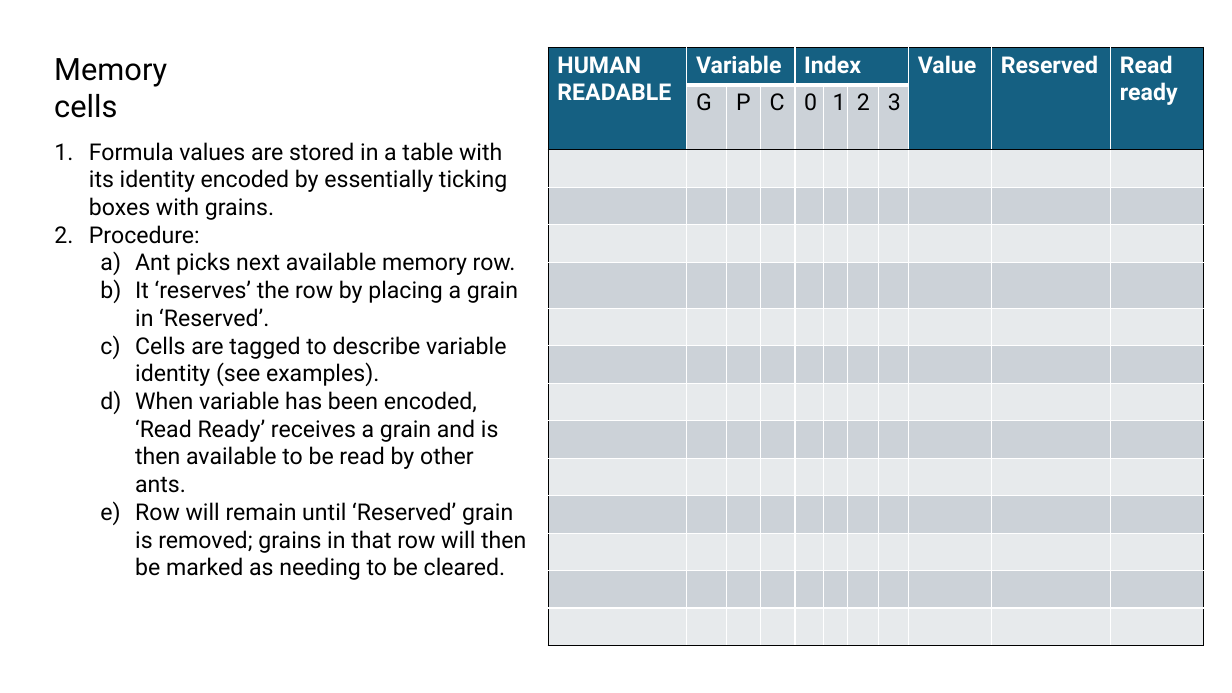
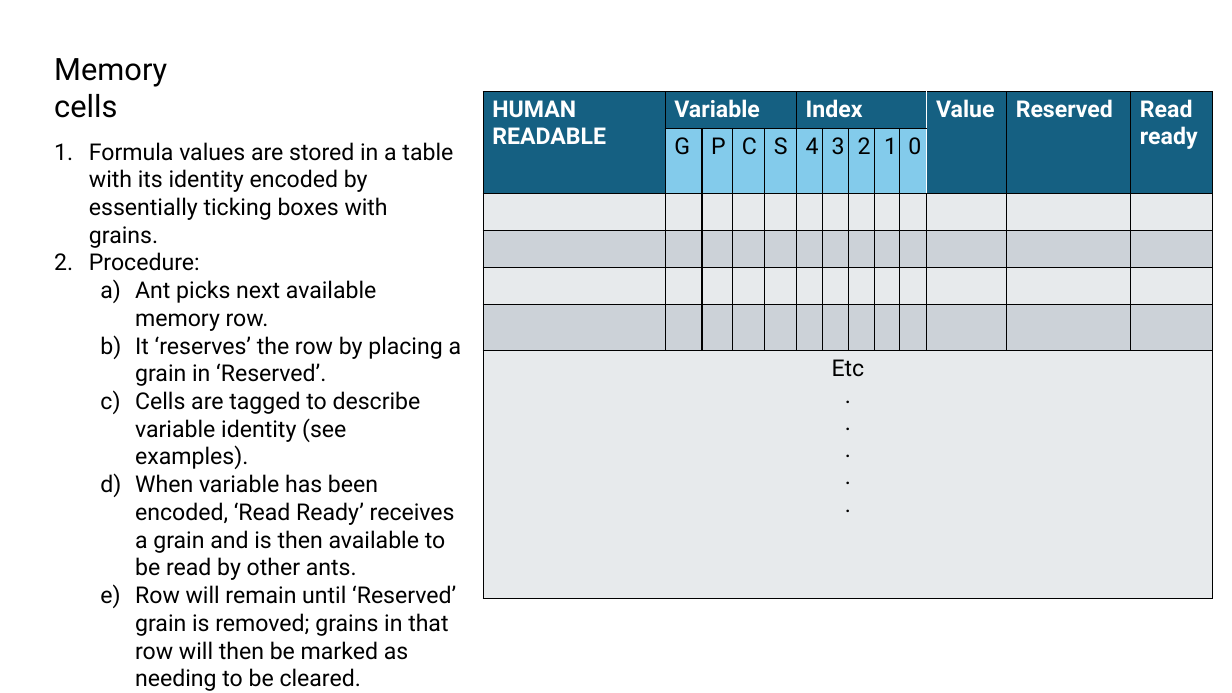
Before and after one commit to John-Cap/Ant-Colony-Calculator-Simulator, a slide deck: slide 1 of design/ant_board.pptx. Drawn at 1232x693 pixels with LibreOffice and Linux fonts; fonts in the diff are those of the drawing. Boxes give left, top, right and bottom in pixels: in the first picture for what was removed or moved away, otherwise in the second. Text is boxed around its words. In the diff, an @@ line names an element or a change of style, - is before the commit and + after.

```diff
--- a/design/ant_board.pptx
+++ b/design/ant_board.pptx
@@ table at bbox=[483, 91, 1214, 570] @@
-HUMAN READABLE | Variable |  |  | Index |  |  |  | Value | Reserved | Read / ready
- | G | P | C | 0 | 1 | 2 | 3 |  |  | 
- |  |  |  |  |  |  |  |  |  | 
- |  |  |  |  |  |  |  |  |  | 
- |  |  |  |  |  |  |  |  |  | 
- |  |  |  |  |  |  |  |  |  | 
- |  |  |  |  |  |  |  |  |  | 
- |  |  |  |  |  |  |  |  |  | 
- |  |  |  |  |  |  |  |  |  | 
- |  |  |  |  |  |  |  |  |  | 
- |  |  |  |  |  |  |  |  |  | 
- |  |  |  |  |  |  |  |  |  | 
- |  |  |  |  |  |  |  |  |  | 
- |  |  |  |  |  |  |  |  |  | 
- |  |  |  |  |  |  |  |  |  | 
+HUMAN READABLE | Variable |  |  |  | Index |  |  |  |  | Value | Reserved | Read / ready
+ | G | P | C | S | 4 | 3 | 2 | 1 | 0 |  |  | 
+ |  |  |  |  |  |  |  |  |  |  |  | 
+ |  |  |  |  |  |  |  |  |  |  |  | 
+ |  |  |  |  |  |  |  |  |  |  |  | 
+ |  |  |  |  |  |  |  |  |  |  |  | 
+Etc / . / . / . / . / . |  |  |  |  |  |  |  |  |  |  |  | 
@@ table: place and size @@
-table at bbox=[548, 47, 1203, 618]
+table at bbox=[483, 91, 1214, 570]
@@ text "Formula values are stored in ..." rewrapped from bbox=[89, 142, 526, 580] to bbox=[89, 142, 462, 691] @@
```
Also in this commit, not shown: 3 other slides changed, 4 slides added, 1 slide removed.
